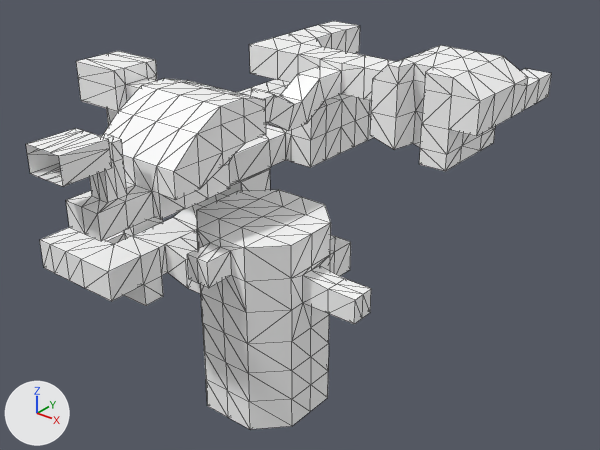
What one commit did to the glTF model Models/level-7.glb.
Camera for both pictures: a 50 mm camera at (63.5, -48.4, 37.2) aimed at (5.4, 24.3, -7.9). The axes (+X, +Y, +Z) are drawn at lower left. The lights are the same throughout. The older version comes first. Mesh edges are drawn as thin lines. Vertices at exactly the same position are counted once.

The older version as bpy lines, for what is in view:
```python
me_level_7 = bpy.data.meshes.new('level-7')
me_level_7.from_pydata(...)  # 674 vertices, 1332 faces; spans x -20.3..24.5, y -7.0..54.0, z -27.0..12.0
me_level_7.materials.append(mat_defaultmaterial)
ob_level_7 = bpy.data.objects.new('level-7', me_level_7)
ob_level_7.location = (0.0, 0.0, 0.0)
```
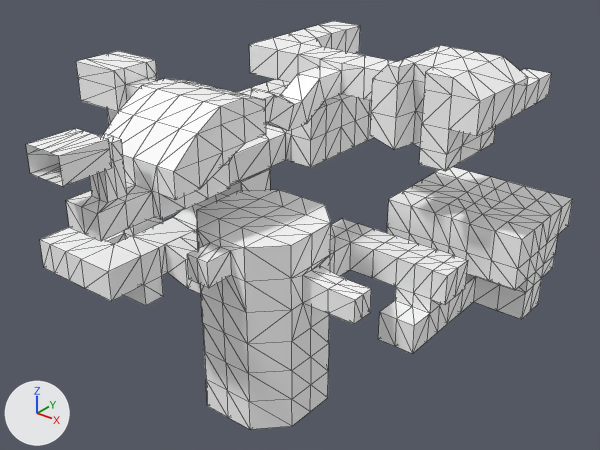
Commit message: working on level 7

Changed parts and their boxes [x1, y1, x2, y2] in the pictures (600 x 450 px):
'level-7', reshaped
    before: [26, 21, 552, 429]
    after: [26, 21, 573, 429]
part 1 of me_level_7, built on
    after: [331, 167, 573, 354]

Edits to the bpy script that builds the scene:
```text
Change me_level_7:
    used by ob_level_7; location = (0.0, 0.0, 0.0)
    remove me_level_7.from_pydata(...)  # 674 vertices, 1332 faces; spans x -20.3..24.5, y -7.0..54.0, z -27.0..12.0
    add me_level_7.from_pydata(...)  # 878 vertices, 1724 faces; spans x -20.3..28.5, y -7.0..54.0, z -27.0..12.0
    me_level_7 part 1
    4 faces are deleted
    15 vertices are added at x 13.0..25.0, y 41.5..53.5, z -21.0..-12.0
    6 new vertices lie (0.0, 2.5, 0.0) away from vertices in x 4.5..9.5, y 29.5, z -15.0..-11.0
    6 new vertices lie (0.0, 2.5, 0.0) away from vertices in x 4.5..9.5, y 32.0, z -15.0..-11.0
    6 new vertices lie (3.5, 0.0, 0.0) away from vertices in x 9.5, y 29.5..34.5, z -15.0..-11.0
    6 new vertices lie (3.5, 0.0, 0.0) away from vertices in x 13.0, y 29.5..34.5, z -15.0..-11.0
    5 new vertices lie (2.5, 0.0, 0.0) away from vertices in x 16.5, y 29.5..34.5, z -15.0..-11.0
    5 new vertices lie (2.5, 0.0, 0.0) away from vertices in x 19.0, y 29.5..34.5, z -15.0..-11.0
    7 new vertices lie (0.0, 0.0, -2.0) away from vertices in x 16.5..21.5, y 29.5..34.5, z -15.0
    5 new vertices lie (0.0, 0.0, -4.0) away from vertices in x 16.5..21.5, y 29.5..34.5, z -17.0
    5 new vertices lie (0.0, 3.5, 0.0) away from vertices in x 16.5..21.5, y 34.5, z -21.0..-17.0
    5 new vertices lie (2.0, 0.0, 0.0) away from vertices in x 21.5, y 29.5..34.5, z -15.0..-11.0
    5 new vertices lie (0.0, -3.5, 0.0) away from vertices in x 16.5..21.5, y 29.5, z -21.0..-17.0
    5 new vertices lie (2.5, 0.0, 0.0) away from vertices in x 16.5, y 26.0..38.0, z -21.0
    6 new vertices lie (0.0, 3.5, 0.0) away from vertices in x 16.5..21.5, y 38.0, z -21.0..-17.0
    7 new vertices lie (0.0, 2.5, 0.0) away from vertices in x 16.5..23.5, y 29.5..41.5, z -21.0..-15.0
    5 new vertices lie (-3.5, 0.0, 0.0) away from vertices in x 13.0, y 41.5..46.5, z -21.0..-17.0
    6 new vertices lie (0.0, 0.0, 2.0) away from vertices in x 9.5..21.5, y 41.5..46.5, z -17.0
    6 new vertices lie (3.5, 0.0, 0.0) away from vertices in x 21.5, y 41.5..46.5, z -21.0..-15.0
    7 new vertices lie (0.0, 3.5, 0.0) away from vertices in x 9.5..25.0, y 46.5, z -17.0..-15.0
    7 new vertices lie (3.5, 0.0, 0.0) away from vertices in x 25.0, y 41.5..50.0, z -21.0..-15.0
    7 new vertices lie (0.0, -3.5, 0.0) away from vertices in x 9.5..28.5, y 41.5, z -15.0
    11 new vertices lie (0.0, 0.0, 3.0) away from vertices in x 9.5..28.5, y 38.0..50.0, z -15.0
    13 new vertices lie (0.0, 0.0, 4.0) away from vertices in x 9.5..28.5, y 38.0..50.0, z -21.0..-12.0
    14 new vertices lie (0.0, 3.5, 0.0) away from vertices in x 9.5..25.0, y 38.0..50.0, z -17.0..-8.0
    11 new vertices lie (0.0, 2.5, 0.0) away from vertices in x 9.5..28.5, y 41.5, z -15.0..-8.0
    8 new vertices lie (0.0, 2.5, 0.0) away from vertices in x 13.0..28.5, y 44.0, z -15.0..-8.0
    8 new vertices lie (0.0, 3.5, 0.0) away from vertices in x 13.0..28.5, y 46.5, z -15.0..-8.0
    7 new vertices lie (0.0, 3.5, 0.0) away from vertices in x 13.0..28.5, y 50.0, z -12.0..-8.0
    396 new faces join them
```
